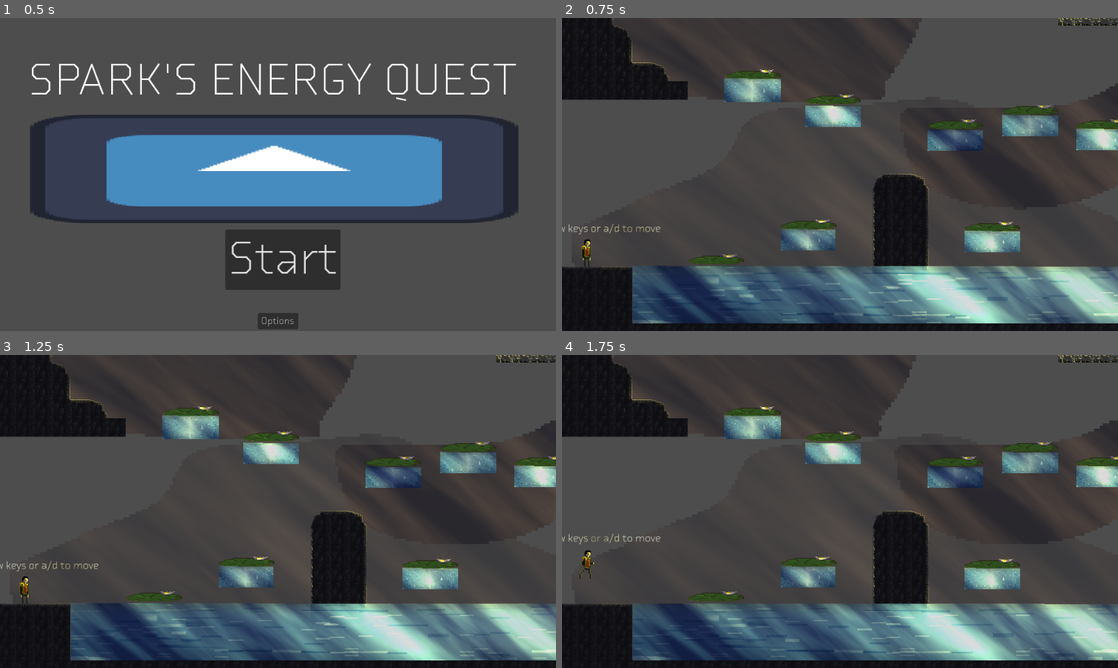
Above: before the commit, frames 1-4 (two rows, left to right).
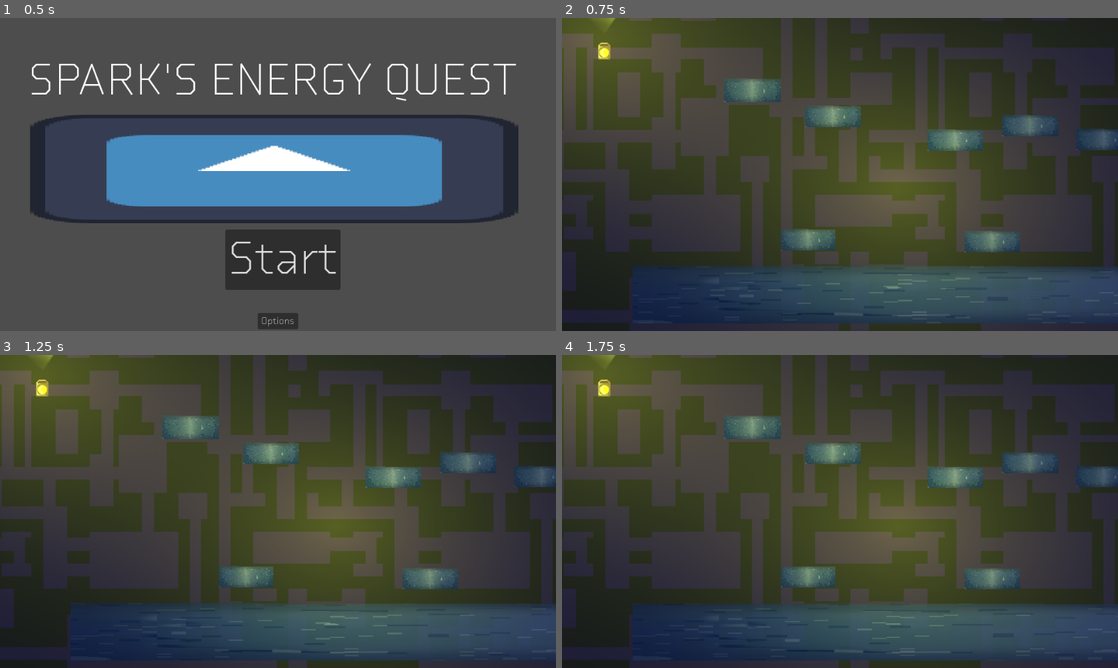
Above: after the commit, the same moments.

Repository: The-Spark-Industries/spark-energy
Game: Godot game, scene res://Master Scenes/titleScreen.tscn
The game is run twice, just before and just after one commit, with the same random seed, the same clock (stepped at 60 frames per second) and the same inputs. The engine's default icon, where the game draws it, is replaced by a stand-in: a white triangle on a blue panel in a dark square.
Inputs:
- Up to frame 1 (0.5 s): no input
- Up to frame 2 (0.75 s): click "Start" at 0.5 s
- Up to frame 3 (1.25 s): no input
- Up to frame 4 (1.75 s): tap Enter (ui_accept) at 1.25 s; hold 2 (inventoryright) from 1.28 s (still down); hold E (e) from 1.28 s (still down); tap Space (jump) at 1.52 s; tap Q (q) at 1.55 s

Frame 1 is identical in both runs. In frame 2, 62% of the frame differs, in the area x 0-100%, y 0-100%; in frame 3, 62%; in frame 4, 62%.

Commit message:
Some small lighting changes

Diff:
--- a/Master Scenes/level1.tscn
+++ b/Master Scenes/level1.tscn
@@ -68,6 +68,8 @@
 [ext_resource type="AudioStream" uid="uid://wecos68iu24f" path="res://Level 1/Level 1 Audio/SFX/TerminalBeep_2.wav" id="50_t5me0"]
 [ext_resource type="AudioStream" uid="uid://cdsgbk8nuv2vx" path="res://Level 1/Level 1 Audio/SFX/Lever3.wav" id="57_jxy6j"]
 [ext_resource type="AudioStream" uid="uid://bdhafu5d4yhhy" path="res://Level 1/Level 1 Audio/Ambience/Ambience, Industrial, Factory, Hums, Distant Movement, Metal Trolleys (50) (LRC Ls Rs) SND139588.ogg" id="62_vg4o2"]
+[ext_resource type="Texture2D" uid="uid://ccsw0tko236ll" path="res://Level 1/Level 1 Art Assets/Items/Sprites/light1.png" id="66_v7bru"]
+[ext_resource type="Texture2D" uid="uid://8j5oi4ik30mf" path="res://Level 1/Level 1 Art Assets/Environment/Backgrounds/big_background.png" id="67_p5s51"]
 
 [sub_resource type="PhysicsMaterial" id="PhysicsMaterial_lyd6k"]
 
@@ -677,7 +679,7 @@
 gradient = SubResource("Gradient_21p6t")
 fill = 1
 fill_from = Vector2(0.49532712, 0.47196263)
-fill_to = Vector2(0.7546729, 0.8224299)
+fill_to = Vector2(0.8948598, 0.864486)
 
 [sub_resource type="Gradient" id="Gradient_xhqtr"]
 offsets = PackedFloat32Array(0.39666668, 1)
@@ -711,6 +713,9 @@
 noise = SubResource("FastNoiseLite_8g7by")
 color_ramp = SubResource("Gradient_sfx35")
 as_normal_map = true
+
+[sub_resource type="CanvasTexture" id="CanvasTexture_p5s51"]
+diffuse_texture = ExtResource("66_v7bru")
 
 [node name="Level1" type="Node2D"]
 
@@ -2498,7 +2503,7 @@
 [node name="level2container" type="Node2D" parent="."]
 position = Vector2(6697, -916)
 
-[node name="TileMapLayerLevel2" type="TileMapLayer" parent="level2container" unique_id=73330105]
+[node name="TileMapLayerLevel2" type="TileMapLayer" parent="level2container"]
 tile_map_data = PackedByteArray("AADb/xcAAAAGAAgAAADc/xcAAAAGAAgAAADd/xcAAAAGAAgAAADe/xcAAAAGAAgAAADb/xgAAAAGAAgAAADc/x …(27152 unchanged characters)…
 tile_set = SubResource("TileSet_wn5ge")
 
@@ -2979,7 +2984,7 @@
 texture = SubResource("GradientTexture2D_bmo44")
 texture_scale = 1.73
 
-[node name="PointLight2D6" type="PointLight2D" parent="Lighting" unique_id=13792287]
+[node name="PointLight2D6" type="PointLight2D" parent="Lighting"]
 position = Vector2(3100, -404.00003)
 rotation = 0.58294
 scale = Vector2(2.0490975, 0.5880383)
@@ -2993,6 +2998,7 @@
 autoplay = "Light Movement"
 
 [node name="PointLight2D6" type="PointLight2D" parent="Lighting/PointLight2D6"]
+visible = false
 position = Vector2(1445.5791, -4336.9604)
 rotation = 0.58294
 scale = Vector2(2.0490975, 0.5880383)
@@ -3005,7 +3011,8 @@
 [node name="AnimationPlayer" type="AnimationPlayer" parent="Lighting/PointLight2D6/PointLight2D6"]
 autoplay = "Light Movement"
 
-[node name="PointLight2D9" type="PointLight2D" parent="Lighting" unique_id=77525490]
+[node name="PointLight2D9" type="PointLight2D" parent="Lighting"]
+visible = false
 position = Vector2(6677.7505, -2141.946)
 rotation = 0.58294
 scale = Vector2(4.1592875, 0.48497495)
@@ -3015,10 +3022,10 @@
 offset = Vector2(-0.88, -5.44)
 texture_scale = 2.7
 
-[node name="AnimationPlayer" type="AnimationPlayer" parent="Lighting/PointLight2D9" unique_id=1334582043]
-autoplay = &"Light Movement"
-
-[node name="PointLight2D5" type="PointLight2D" parent="Lighting" unique_id=1377809327]
+[node name="AnimationPlayer" type="AnimationPlayer" parent="Lighting/PointLight2D9"]
+autoplay = "Light Movement"
+
+[node name="PointLight2D5" type="PointLight2D" parent="Lighting"]
 visible = false
 position = Vector2(2930.25, 453)
 scale = Vector2(28.507809, 1)
@@ -3033,6 +3040,35 @@
 texture = SubResource("NoiseTexture2D_vg4o2")
 texture_scale = 5.32
 
+[node name="Light1" type="Sprite2D" parent="Lighting"]
+position = Vector2(6106, -326)
+texture = SubResource("CanvasTexture_p5s51")
+
+[node name="PointLight2D2" type="PointLight2D" parent="Lighting/Light1"]
+position = Vector2(1.0000606, 2.9999838)
+scale = Vector2(5.6926575, 4.6807876)
+color = Color(1, 0.8862745, 0.1254902, 1)
+energy = 1.29
+texture = SubResource("GradientTexture2D_bmo44")
+texture_scale = 3.21
+
+[node name="BigBackground" type="Sprite2D" parent="Lighting/Light1"]
+position = Vector2(-87.5, -79.5)
+scale = Vector2(1.115625, 1.2240741)
+texture = ExtResource("67_p5s51")
+
+[node name="Light2" type="Sprite2D" parent="Lighting"]
+position = Vector2(5593, -584)
+texture = ExtResource("66_v7bru")
+
+[node name="PointLight2D2" type="PointLight2D" parent="Lighting/Light2"]
+position = Vector2(1.0000606, 2.9999838)
+scale = Vector2(5.6926575, 4.6807876)
+color = Color(1, 0.8862745, 0.1254902, 1)
+energy = 1.29
+texture = SubResource("GradientTexture2D_bmo44")
+texture_scale = 3.21
+
 [node name="container3" type="Node2D" parent="."]
 
 [node name="ColorRect3" type="ColorRect" parent="."]
Binary file added: Level 1/Level 1 Art Assets/Environment/Backgrounds/big_background.png
Not shown, added: Level 1/Level 1 Art Assets/Environment/Backgrounds/big_background.png.import
Binary file added: Level 1/Level 1 Art Assets/Items/Sprites/light1-normal.png
Not shown, added: Level 1/Level 1 Art Assets/Items/Sprites/light1-normal.png.import
Binary file added: Level 1/Level 1 Art Assets/Items/Sprites/light1.png
Not shown, added: Level 1/Level 1 Art Assets/Items/Sprites/light1.png.import
Not shown: 2 places in Master Scenes/level1.tscn that only renumber resources
